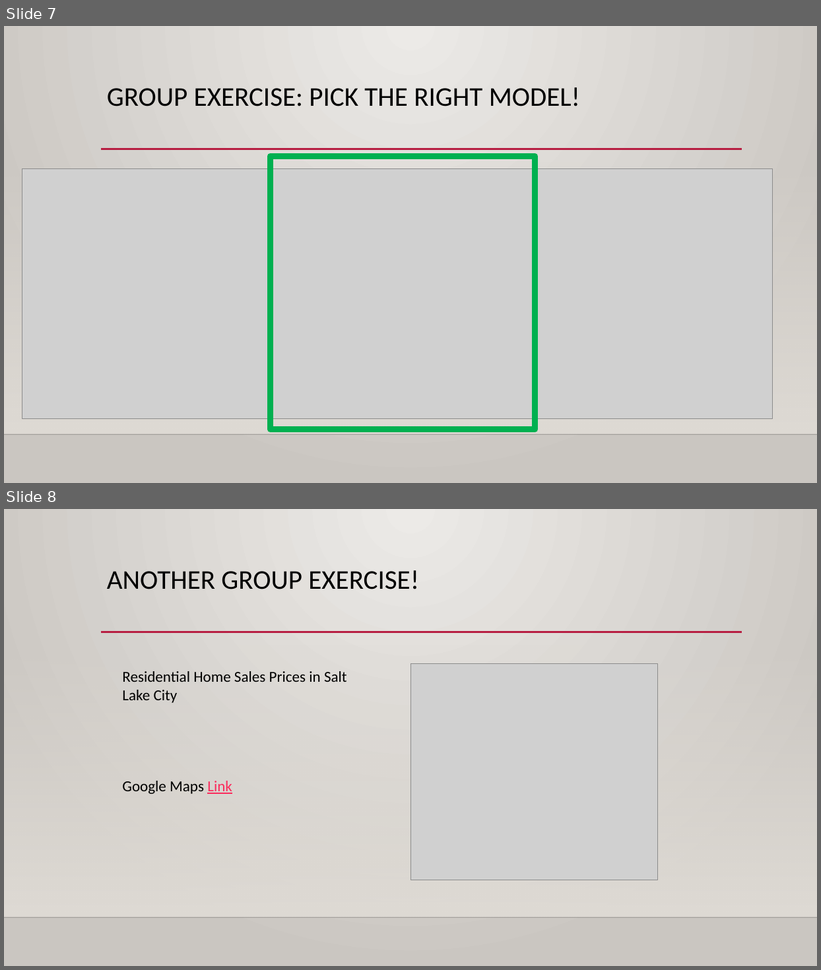
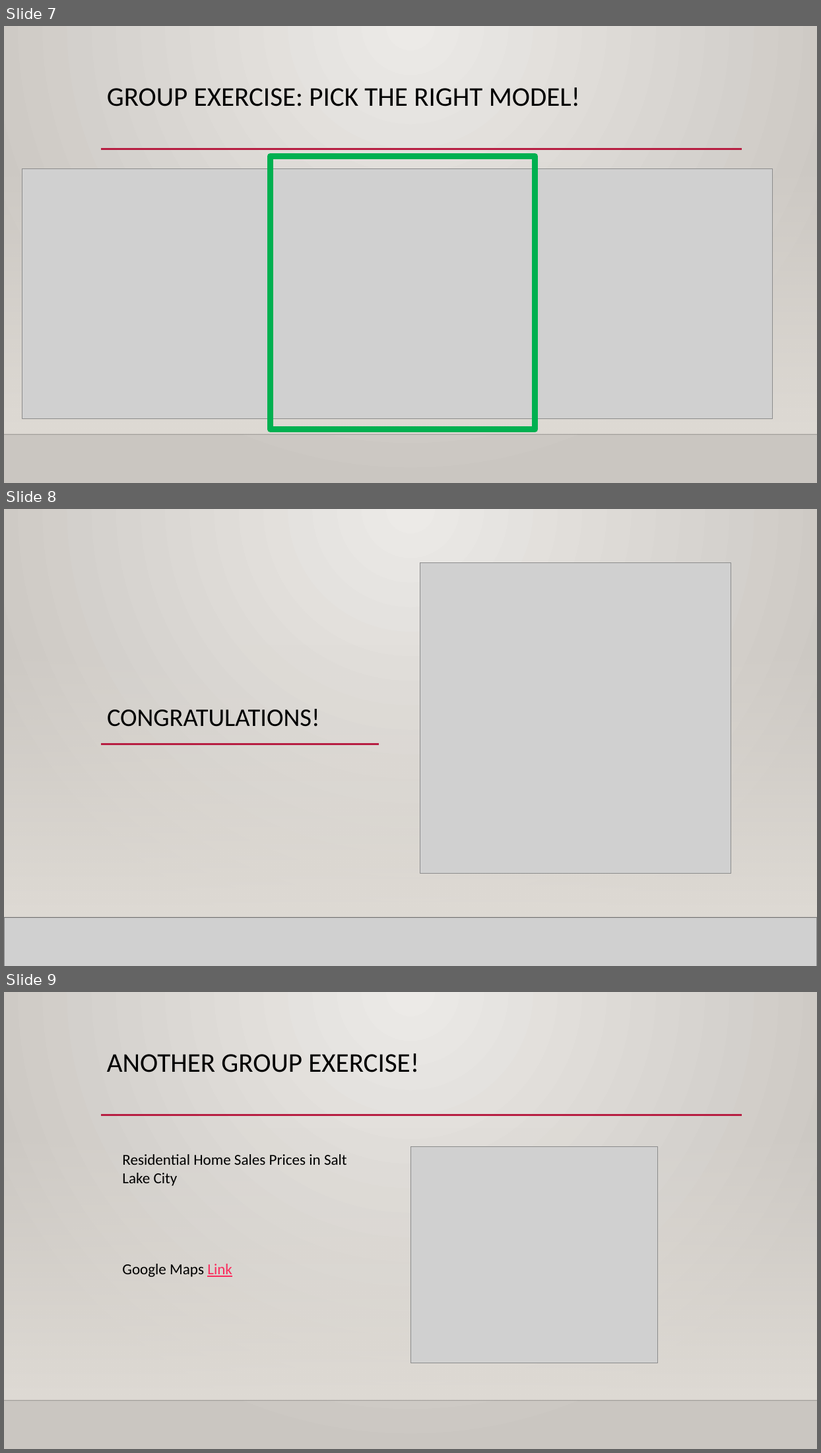
Before and after one commit to VincentLa/neumont-college, a slide deck: Machine Learning Teaching Example VLa.pptx. Shown one above the other, each under a label of ours: slides 7 and 8 before the commit, slides 7, 8 and 9 after it. The pictures are 821x970 and 821x1453 pixels, drawn with LibreOffice and Linux fonts; fonts in the diff are those of the drawing; grey boxes stand for pictures; background and template pictures are left out. Boxes give left, top, right and bottom in pixels: in the first picture for what was removed or moved away, otherwise in the second. Text is boxed around its words. In the diff, an @@ line names an element or a change of style, - is before the commit and + after.

```diff
--- a/Machine Learning Teaching Example VLa.pptx
+++ b/Machine Learning Teaching Example VLa.pptx
@@ slide 8 added at (4, 509, 817, 966), background gradient #ECEAE7 to #CAC7C1; not listed: 3 template elements that a slide beside it also shows @@
@@ rectangle added at (4, 509, 817, 966), fill gradient #ECEAE7 to #CAC7C1 @@
@@ picture added at (420, 562, 732, 874) @@
@@ rectangle added at (4, 644, 817, 918), fill gradient #DFDBD5 @@
@@ rectangle added at (4, 644, 817, 918), fill gradient #DFDBD5 @@
@@ title added at (107, 709, 320, 727), 30 pt, text #000000 @@
+CONGRATULATIONS!
@@ line added from (101, 745) to (379, 745), #B71E42 2.5 pt @@
@@ line added from (165, 745) to (741, 745), #B71E42 2.5 pt @@
@@ line added from (4, 918) to (817, 918), #000001 1 pt @@
@@ picture added at (4, 918, 817, 966) @@
@@ line added from (4, 918) to (817, 918), #000001 1 pt @@
@@ what was slide 8 is now slide 9 @@
```
Also in this commit, not shown: 1 slide changed, 19 other files.
